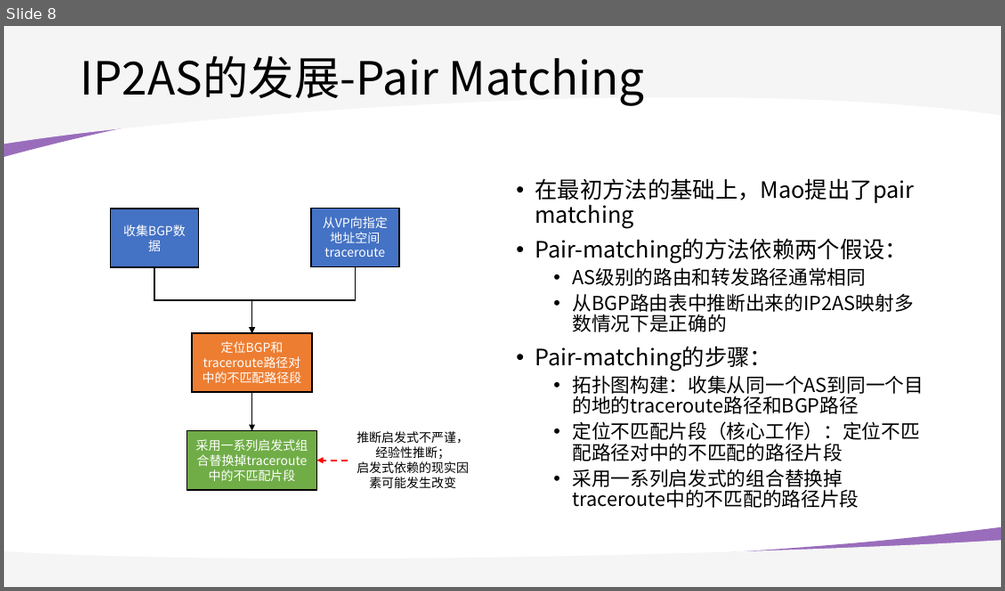
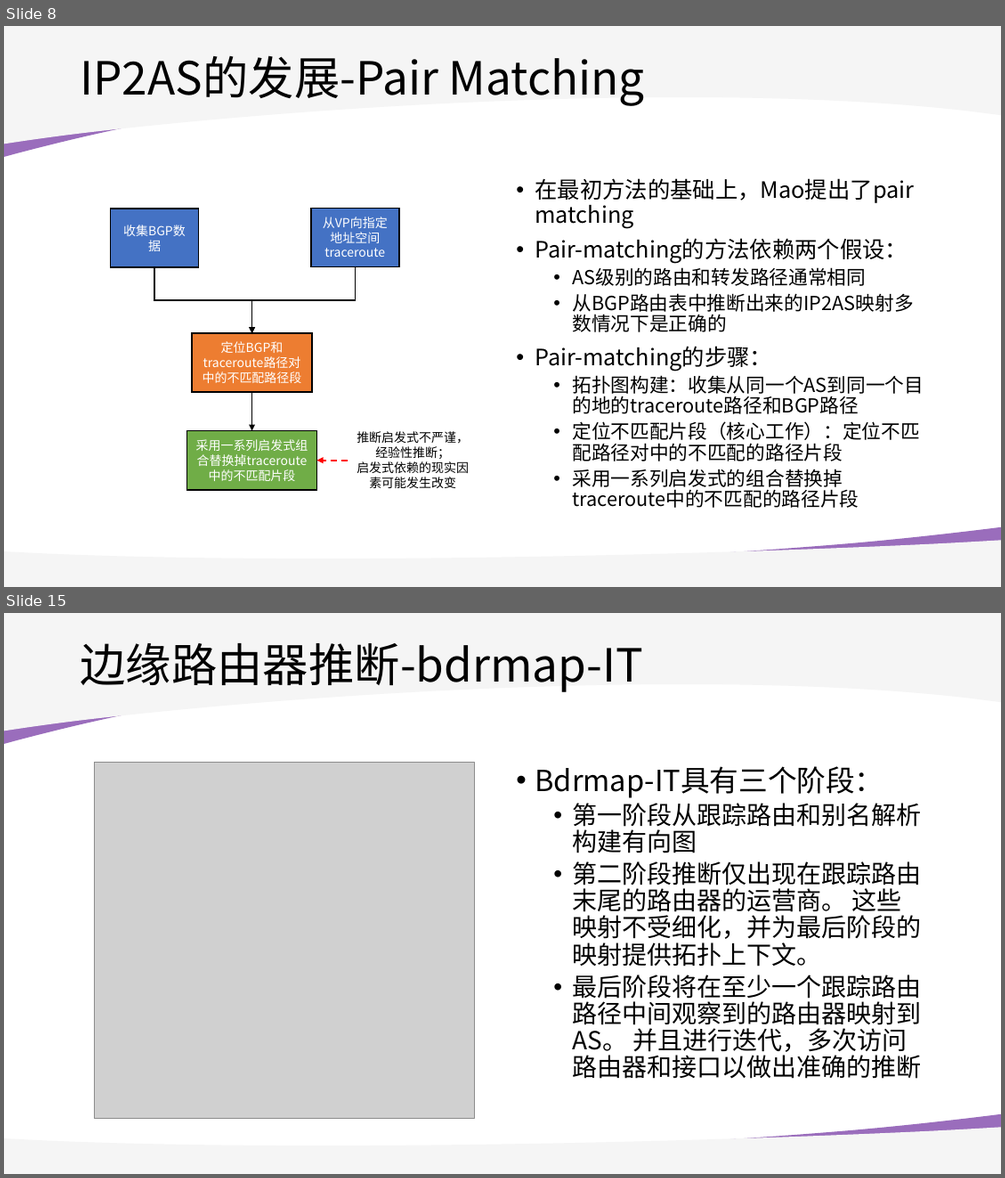
Before and after one commit to WhileBug/IP2AS_survey, a slide deck: PPT/IP2AS_survey.pptx. Shown one above the other, each under a label of ours: slide 8 before the commit, slides 8 and 15 after it; the slides between them are not shown. The pictures are 1005x591 and 1005x1178 pixels, drawn with LibreOffice and Linux fonts; fonts in the diff are those of the drawing; grey boxes stand for pictures; background and template pictures are left out. Boxes give left, top, right and bottom in pixels: in the first picture for what was removed or moved away, otherwise in the second. Text is boxed around its words. In the diff, an @@ line names an element or a change of style, - is before the commit and + after.

```diff
--- a/PPT/IP2AS_survey.pptx
+++ b/PPT/IP2AS_survey.pptx
@@ slide 15 added at [4, 613, 1001, 1174], background #FFFFFF; not listed: 4 template elements that a slide beside it also shows @@
@@ title added at [80, 643, 643, 692], 44 pt, text #000000 @@
+边缘路由器推断-bdrmap-IT
@@ picture added at [95, 763, 474, 1119] @@
@@ text added at [534, 766, 921, 1078], 24 pt, text #000000 @@
+• Bdrmap-IT具有三个阶段：
+  • 第一阶段从跟踪路由和别名解析构建有向图
+  • 第二阶段推断仅出现在跟踪路由末尾的路由器的运营商。 这些映射不受细化，并为最后阶段的映射提供拓扑上下文。
+  • 最后阶段将在至少一个跟踪路由路径中间观察到的路由器映射到 AS。 并且进行迭代，多次访问路由器和接口以做出准确的推断
```
Also in this commit, not shown: 1 slide changed, 5 other slides added, 1 other file.
